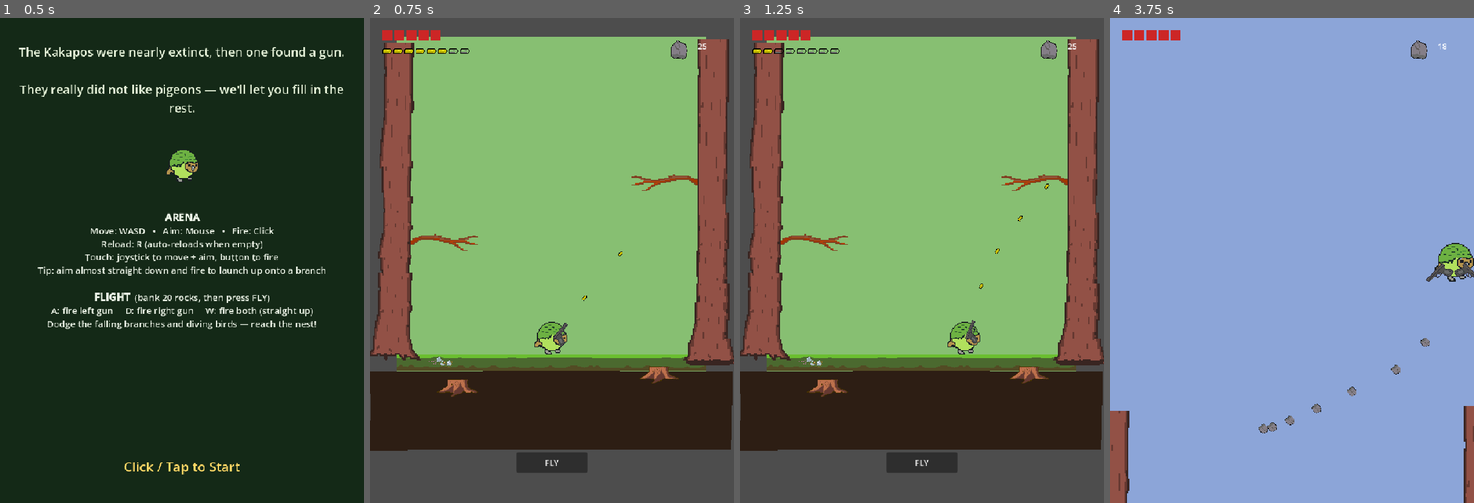
Above: before the commit, frames 1-4 (left to right).
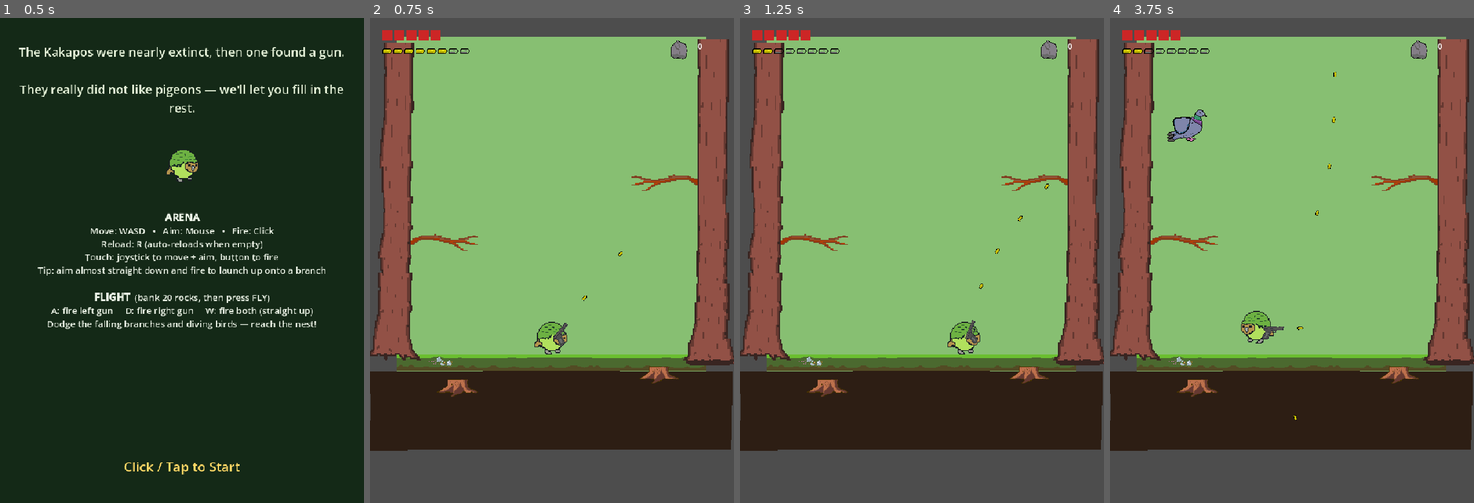
Above: after the commit, the same moments.

Repository: CCp0/Glockapo
Game: Godot game, scene res://scenes/start_screen.tscn
The game is run twice, just before and just after one commit, with the same random seed, the same clock (stepped at 60 frames per second) and the same inputs.
Inputs (mouse positions are in pixels of both pictures, inside the frame that each line leads up to):
- Up to frame 1 (0.5 s): no input
- Up to frame 2 (0.75 s): tap Enter at 0.5 s; move the mouse to (632, 236) at 0.52 s; press the mouse at (632, 236) at 0.53 s; hold D (move_right) from 0.53 s (still down)
- Up to frame 3 (1.25 s): keep holding D (move_right); tap W (move_up) at 0.77 s
- Up to frame 4 (3.75 s): release D (move_right) at 1.25 s; release the mouse at (1372, 236) at 1.25 s; click (1292, 464) at 1.25 s, where only the run before the commit has a clickable "FLY"; tap Space at 2 s; drag from (1219, 284) to (1466, 129) at 2.02 s; move the mouse to (1328, 153) at 2.77 s; press the mouse at (1328, 153) at 2.78 s; hold A (move_left) 2.78-3.5 s; release the mouse at (1328, 153) at 3.5 s; drag from (1273, 357) to (1452, 255) at 3.52 s

Frame 1 is identical in both runs. In frame 2, 0.8% of the frame differs, in the area x 40-93%, y 5-94%; in frame 3, 0.8%; in frame 4, 99%, in the area x 0-100%, y 0-100%.

Commit message:
Leaderboard

Diff:
--- a/autoloads/game_state.gd
+++ b/autoloads/game_state.gd
@@ -13,8 +13,9 @@
 var current_biome: BiomeConfig = preload("res://resources/biomes/forest.tres")
 var hp: int = MAX_HP
 var wave: int = 1
-var rocks: int = 25
+var rocks: int = 0
 var birds_downed_this_wave: int = 0
+var total_birds_downed_this_run: int = 0
 var nests_destroyed_this_run: int = 0
 
 var _dead: bool = false
@@ -56,6 +57,7 @@
 	wave = 1
 	rocks = 0
 	birds_downed_this_wave = 0
+	total_birds_downed_this_run = 0
 	nests_destroyed_this_run = 0
 	_dead = false
 	hp_changed.emit(hp)
--- a/autoloads/input_bridge.gd
+++ b/autoloads/input_bridge.gd
@@ -35,8 +35,13 @@
 
 	if _touch_aim_vector != Vector2.ZERO:
 		aim_vector = _touch_aim_vector
-	elif player:
+	elif is_instance_valid(player):
 		aim_vector = (player.get_global_mouse_position() - player.global_position).normalized()
+	else:
+		# player is null on first boot, or a stale reference to a node
+		# freed by reload_current_scene() (restart) until the new scene's
+		# kakapo re-registers itself in its own _ready().
+		player = null
 
 	fire_held = Input.is_action_pressed("fire") or _touch_fire_held
 	reload_pressed = Input.is_action_just_pressed("reload")
--- /dev/null
+++ b/autoloads/leaderboard.gd
@@ -0,0 +1,44 @@
+extends Node
+
+const SAVE_PATH := "user://leaderboard.json"
+const MAX_ENTRIES := 10
+
+var entries: Array = []
+
+
+func _ready() -> void:
+	_load()
+
+
+func record_run(birds_downed: int, nests_destroyed: int) -> Dictionary:
+	var entry := {"birds_downed": birds_downed, "nests_destroyed": nests_destroyed}
+	entries.append(entry)
+	entries.sort_custom(_is_better)
+	var rank: int = entries.find(entry) + 1
+	if entries.size() > MAX_ENTRIES:
+		entries.resize(MAX_ENTRIES)
+	_save()
+	return {"entry": entry, "rank": rank, "made_the_list": rank <= MAX_ENTRIES}
+
+
+func _is_better(a: Dictionary, b: Dictionary) -> bool:
+	if a["nests_destroyed"] != b["nests_destroyed"]:
+		return a["nests_destroyed"] > b["nests_destroyed"]
+	return a["birds_downed"] > b["birds_downed"]
+
+
+func _save() -> void:
+	var file := FileAccess.open(SAVE_PATH, FileAccess.WRITE)
+	if file:
+		file.store_string(JSON.stringify(entries))
+
+
+func _load() -> void:
+	if not FileAccess.file_exists(SAVE_PATH):
+		return
+	var file := FileAccess.open(SAVE_PATH, FileAccess.READ)
+	if not file:
+		return
+	var parsed: Variant = JSON.parse_string(file.get_as_text())
+	if parsed is Array:
+		entries = parsed
--- a/project.godot
+++ b/project.godot
@@ -19,6 +19,7 @@
 
 GameState="*res://autoloads/game_state.gd"
 InputBridge="*res://autoloads/input_bridge.gd"
+Leaderboard="*res://autoloads/leaderboard.gd"
 
 [display]
 
--- a/scenes/platforms/branch_platform.tscn
+++ b/scenes/platforms/branch_platform.tscn
@@ -1,16 +1,17 @@
-[gd_scene load_steps=3 format=3 uid="uid://bt24l2jyflv0d"]
+[gd_scene format=3 uid="uid://bt24l2jyflv0d"]
 
 [ext_resource type="Texture2D" uid="uid://ckt8mb1wpn1jq" path="res://assets/platforms/branch.png" id="1_branch_tex"]
 
 [sub_resource type="RectangleShape2D" id="RectangleShape2D_branch"]
-size = Vector2(56, 16)
+size = Vector2(56, 10)
 
-[node name="BranchPlatform" type="StaticBody2D"]
+[node name="BranchPlatform" type="StaticBody2D" unique_id=1192506168]
 collision_layer = 2
 collision_mask = 0
 
-[node name="Sprite2D" type="Sprite2D" parent="."]
+[node name="Sprite2D" type="Sprite2D" parent="." unique_id=518208174]
 texture = ExtResource("1_branch_tex")
 
-[node name="CollisionShape2D" type="CollisionShape2D" parent="."]
+[node name="CollisionShape2D" type="CollisionShape2D" parent="." unique_id=1380870158]
+position = Vector2(0, 3)
 shape = SubResource("RectangleShape2D_branch")
--- a/scenes/ui/game_over_screen.tscn
+++ b/scenes/ui/game_over_screen.tscn
@@ -13,23 +13,45 @@
 
 [node name="Label" type="Label" parent="."]
 anchor_left = 0.5
-anchor_top = 0.5
 anchor_right = 0.5
-anchor_bottom = 0.5
-offset_left = -100.0
-offset_top = -80.0
-offset_right = 100.0
-offset_bottom = -40.0
+offset_left = -150.0
+offset_top = 60.0
+offset_right = 150.0
+offset_bottom = 110.0
+theme_override_font_sizes/font_size = 32
 text = "GAME OVER"
 horizontal_alignment = 1
 
+[node name="RunStatsLabel" type="Label" parent="."]
+anchor_left = 0.5
+anchor_right = 0.5
+offset_left = -220.0
+offset_top = 120.0
+offset_right = 220.0
+offset_bottom = 150.0
+theme_override_font_sizes/font_size = 18
+text = "Birds downed: 0    Nests destroyed: 0"
+horizontal_alignment = 1
+
+[node name="LeaderboardList" type="RichTextLabel" parent="."]
+anchor_left = 0.5
+anchor_right = 0.5
+offset_left = -260.0
+offset_top = 180.0
+offset_right = 260.0
+offset_bottom = 780.0
+theme_override_font_sizes/normal_font_size = 18
+theme_override_font_sizes/bold_font_size = 20
+bbcode_enabled = true
+scroll_active = false
+
 [node name="RestartButton" type="Button" parent="."]
 anchor_left = 0.5
-anchor_top = 0.5
 anchor_right = 0.5
-anchor_bottom = 0.5
-offset_left = -60.0
-offset_top = 0.0
-offset_right = 60.0
-offset_bottom = 40.0
+anchor_top = 1.0
+anchor_bottom = 1.0
+offset_left = -70.0
+offset_top = -110.0
+offset_right = 70.0
+offset_bottom = -60.0
 text = "Restart"
--- a/scripts/ammo_hud.gd
+++ b/scripts/ammo_hud.gd
@@ -19,7 +19,7 @@
 	_filled_texture = _cropped(BulletTexture)
 	_empty_texture = _cropped(EmptyBulletTexture)
 
-	if not InputBridge.player:
+	if not is_instance_valid(InputBridge.player):
 		return
 	var weapon: Weapon = InputBridge.player.glock_mount
 	weapon.ammo_changed.connect(_on_ammo_changed)
--- a/scripts/enemy_base.gd
+++ b/scripts/enemy_base.gd
@@ -66,7 +66,7 @@
 		_head_hitbox.position.x *= -1
 
 	# Captured once at spawn (not continuously tracked), so the dive swoops toward roughly where the player was rather than homing in on them.
-	if InputBridge.player:
+	if is_instance_valid(InputBridge.player):
 		var player_pos: Vector2 = InputBridge.player.global_position
 		_dive_target = Vector2(player_pos.x, player_pos.y - randf_range(DIVE_ABOVE_MIN, DIVE_ABOVE_MAX))
 	else:
@@ -134,6 +134,7 @@
 
 func _die() -> void:
 	GameState.birds_downed_this_wave += 1
+	GameState.total_birds_downed_this_run += 1
 	var drop_chance: float = clampf(ROCK_DROP_BASE_CHANCE + ROCK_DROP_WAVE_INCREMENT * (GameState.wave - 1), 0.0, 1.0)
 	if randf() < drop_chance:
 		var rock: Node2D = RockPickupScene.instantiate()
--- a/scripts/flight_obstacle_base.gd
+++ b/scripts/flight_obstacle_base.gd
@@ -20,7 +20,7 @@
 	area_entered.connect(_on_area_entered)
 	_spawn_y = position.y
 	_base_x = position.x
-	_dive_target_x = InputBridge.player.global_position.x if InputBridge.player else position.x
+	_dive_target_x = InputBridge.player.global_position.x if is_instance_valid(InputBridge.player) else position.x
 
 
 func _physics_process(delta: float) -> void:
@@ -37,7 +37,7 @@
 
 	# Camera scrolls now, so "off screen" is relative to the player rather
 	# than a fixed world height.
-	if InputBridge.player and position.y - InputBridge.player.global_position.y > MAX_DISTANCE_FROM_PLAYER:
+	if is_instance_valid(InputBridge.player) and position.y - InputBridge.player.global_position.y > MAX_DISTANCE_FROM_PLAYER:
 		queue_free()
 
 
--- a/scripts/game_over_screen.gd
+++ b/scripts/game_over_screen.gd
@@ -1,6 +1,8 @@
 extends CanvasLayer
 
 @onready var restart_button: Button = $RestartButton
+@onready var run_stats_label: Label = $RunStatsLabel
+@onready var leaderboard_list: RichTextLabel = $LeaderboardList
 
 
 func _ready() -> void:
@@ -12,6 +14,27 @@
 func _on_died() -> void:
 	visible = true
 
+	var birds: int = GameState.total_birds_downed_this_run
+	var nests: int = GameState.nests_destroyed_this_run
+	run_stats_label.text = "Birds downed: %d    Nests destroyed: %d" % [birds, nests]
+
+	var result: Dictionary = Leaderboard.record_run(birds, nests)
+	_populate_leaderboard(result)
+
+
+func _populate_leaderboard(result: Dictionary) -> void:
+	var lines: Array[String] = ["[center][b]LEADERBOARD[/b][/center]"]
+	for i in Leaderboard.entries.size():
+		var entry: Dictionary = Leaderboard.entries[i]
+		var line: String = "%d. %d birds, %d nests" % [i + 1, entry["birds_downed"], entry["nests_destroyed"]]
+		if result["made_the_list"] and i + 1 == result["rank"]:
+			line = "[color=#ffcc44]%s  <- this run[/color]" % line
+		lines.append(line)
+	if not result["made_the_list"]:
+		lines.append("")
+		lines.append("(this run didn't crack the top %d)" % Leaderboard.MAX_ENTRIES)
+	leaderboard_list.text = "\n".join(lines)
+
 
 func _on_restart_pressed() -> void:
 	GameState.reset()
--- a/scripts/obstacle_spawner.gd
+++ b/scripts/obstacle_spawner.gd
@@ -17,7 +17,7 @@
 
 
 func _spawn_obstacle() -> void:
-	if not InputBridge.player:
+	if not is_instance_valid(InputBridge.player):
 		return
 
 	var scenes: Array[PackedScene] = GameState.current_biome.flight_obstacle_scenes
Not shown, added: autoloads/leaderboard.gd.uid
